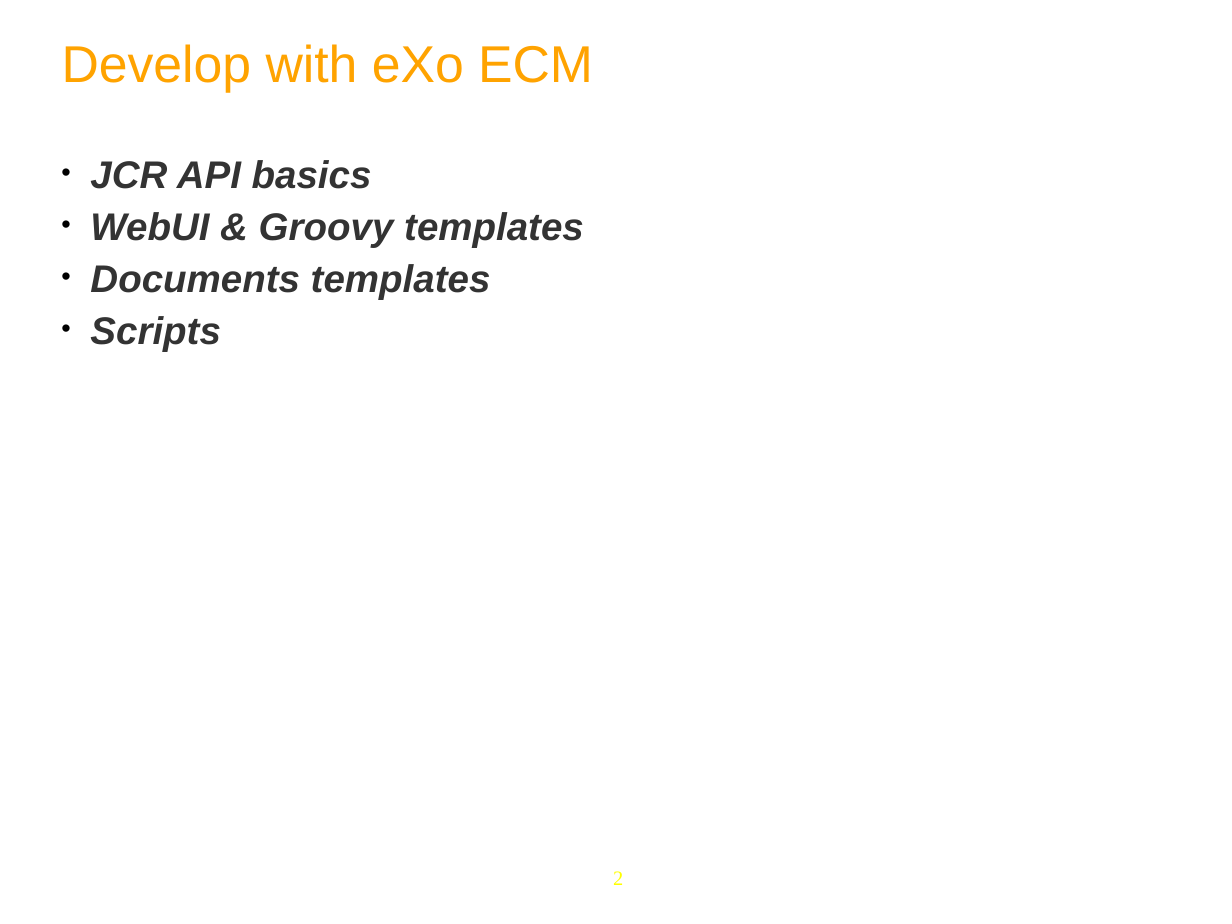
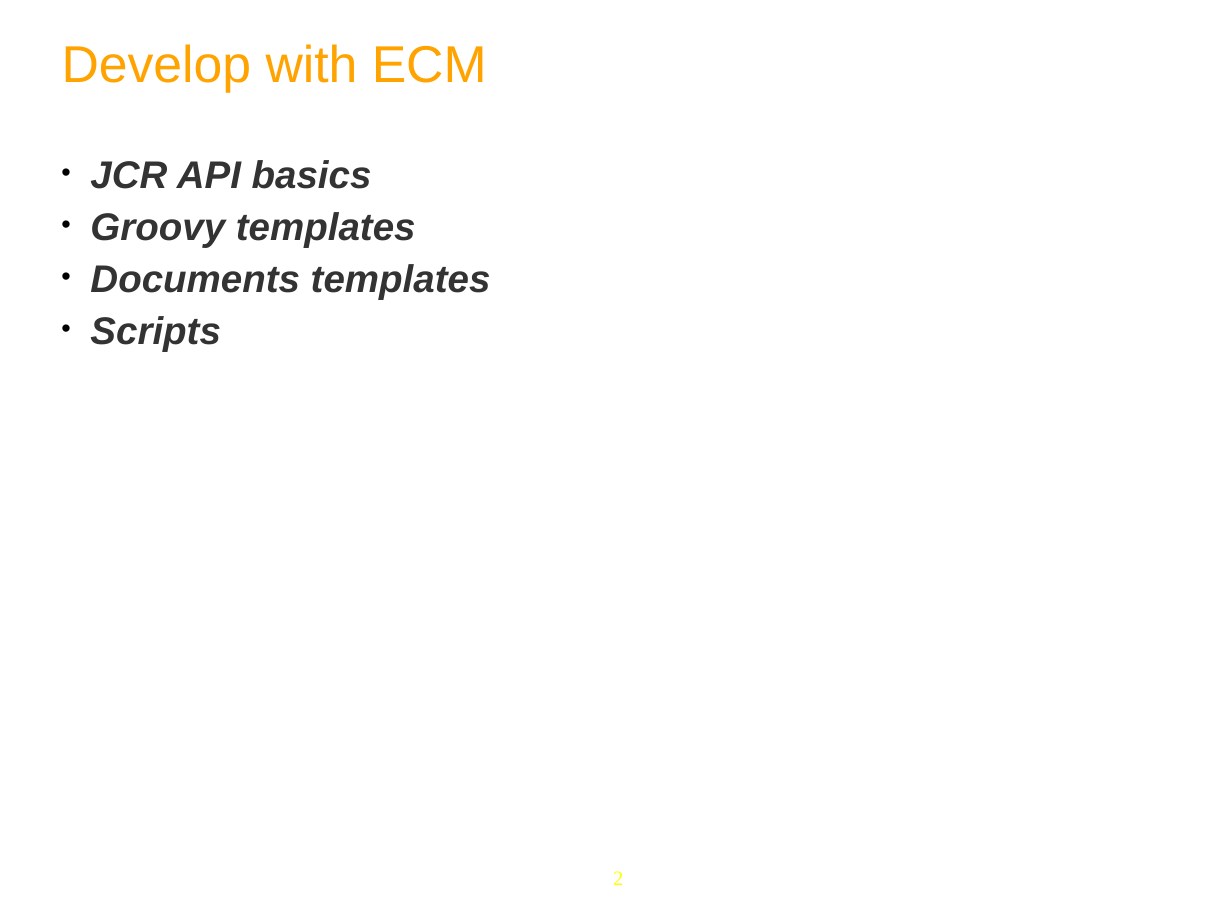
Before and after one commit to anhvurz90/training, a slide deck: slide 2 of exo-developer/460-dms/slides/460-DMS-XDev-en.ppt. Drawn at 1232x924 pixels with LibreOffice and Linux fonts; fonts in the diff are those of the drawing; background and template pictures are left out. Boxes give left, top, right and bottom in pixels: in the first picture for what was removed or moved away, otherwise in the second. Text is boxed around its words. In the diff, an @@ line names an element or a change of style, - is before the commit and + after.

Commit message:
Exercises for DMS for developers

```diff
--- a/exo-developer/460-dms/slides/460-DMS-XDev-en.ppt
+++ b/exo-developer/460-dms/slides/460-DMS-XDev-en.ppt
@@ title at [62,44,487,92]: text changed @@
-Develop with eXo ECM
+Develop with ECM
@@ text at [90,212,416,248]: text changed @@
-• WebUI & Groovy templates
+• Groovy templates
```
Also in this commit, not shown: 23 other slides changed, 4 slides added, 1 slide removed, 10 other files.
